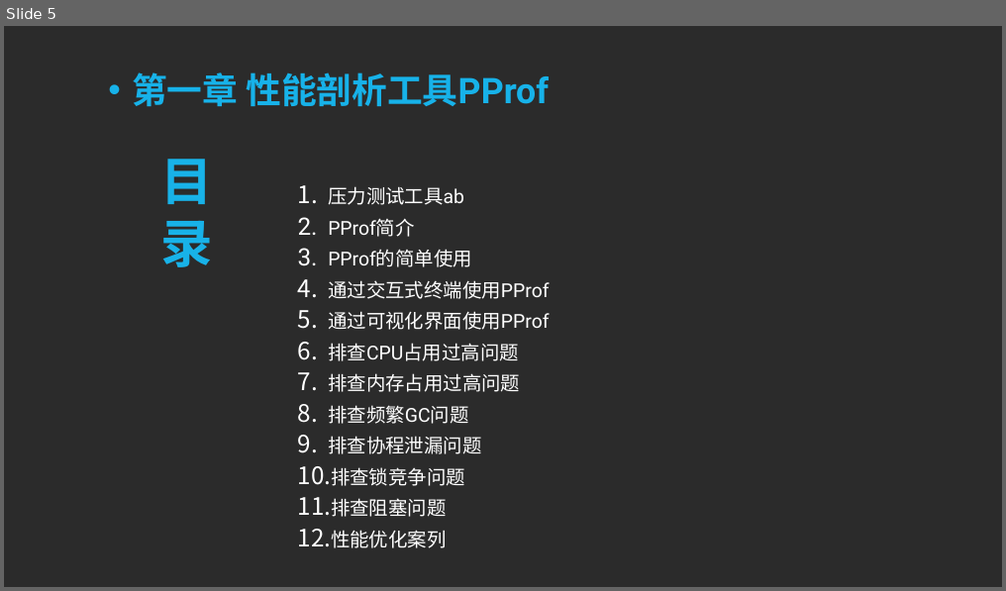
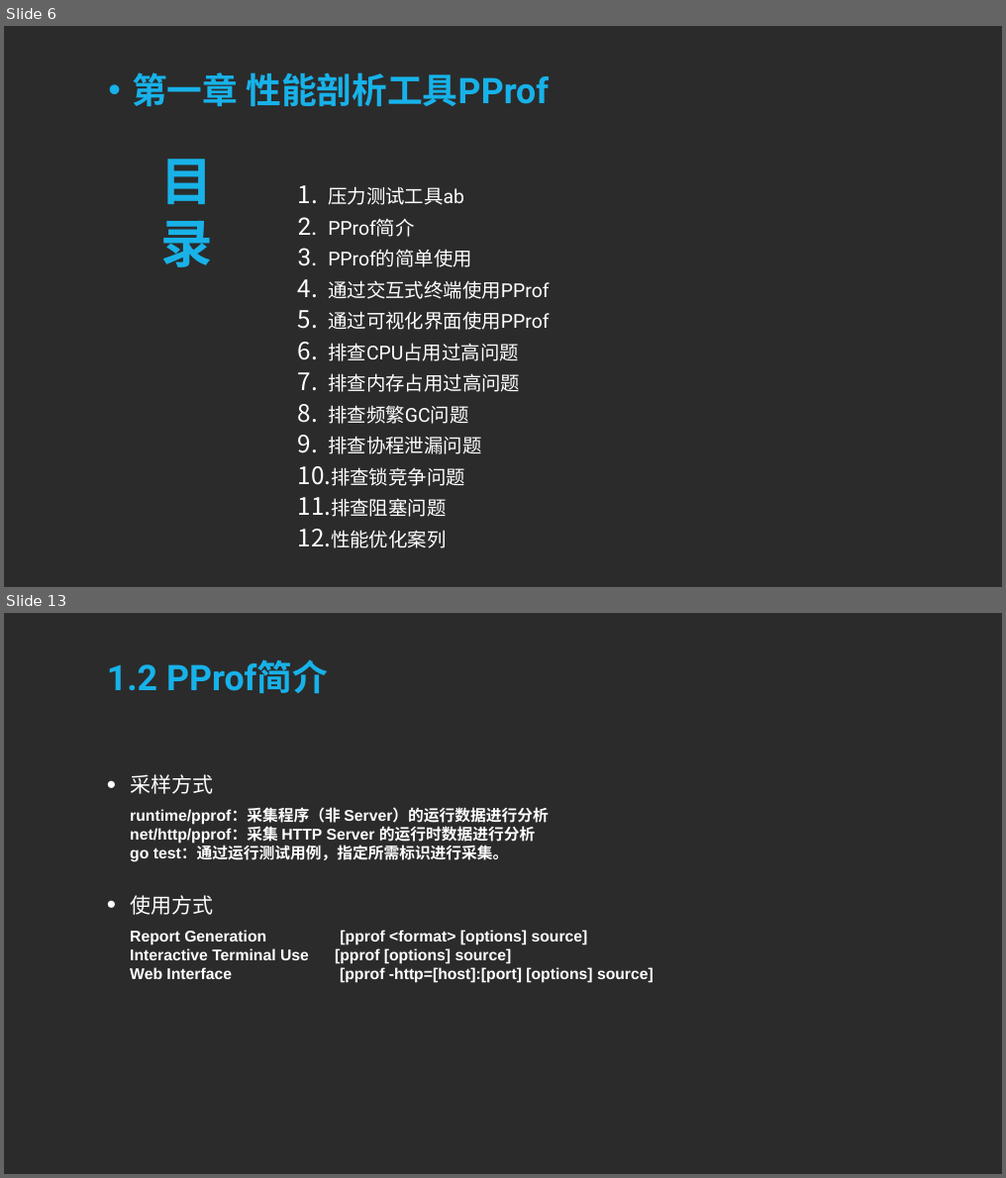
Before and after one commit to sqc157400661/Snail, a slide deck: Go专题系列/性能分析和优化专题/性能分析和优化专题.pptx. Shown one above the other, each under a label of ours: slide 5 before the commit, slides 6 and 13 after it; the slides between them are not shown. The pictures are 1006x591 and 1006x1178 pixels, drawn with LibreOffice and Linux fonts; fonts in the diff are those of the drawing; background and template pictures are left out; a plain dark background stands for a picture behind light text. Boxes give left, top, right and bottom in pixels: in the first picture for what was removed or moved away, otherwise in the second. Text is boxed around its words. In the diff, an @@ line names an element or a change of style, - is before the commit and + after.

```diff
--- a/Go专题系列/性能分析和优化专题/性能分析和优化专题.pptx
+++ b/Go专题系列/性能分析和优化专题/性能分析和优化专题.pptx
@@ slide 13 added at bbox=[4, 613, 1002, 1174], background picture (left out) @@
@@ title added at bbox=[107, 660, 328, 693], 68 pt, text #17B2E9, bold @@
+1.2 PProf简介
@@ text added at bbox=[131, 774, 214, 794], 40 pt, text #FFFFFF @@
+• 采样方式
@@ text added at bbox=[130, 809, 548, 862], 30 pt, text #FFFFFF, bold @@
+runtime/pprof：采集程序（非 Server）的运行数据进行分析
+net/http/pprof：采集 HTTP Server 的运行时数据进行分析
+go test：通过运行测试用例，指定所需标识进行采集。
@@ text added at bbox=[131, 895, 214, 915], 40 pt, text #FFFFFF @@
+• 使用方式
@@ text added at bbox=[130, 930, 653, 983], 30 pt, text #FFFFFF, bold @@
+Report Generation [pprof <format> [options] source]
+Interactive Terminal Use [pprof [options] source]
+Web Interface [pprof -http=[host]:[port] [options] source]
@@ what was slide 5 is now slide 6 @@
```
Also in this commit, not shown: 2 slides changed, 26 other slides added, 2 slides removed, 3 other files.
